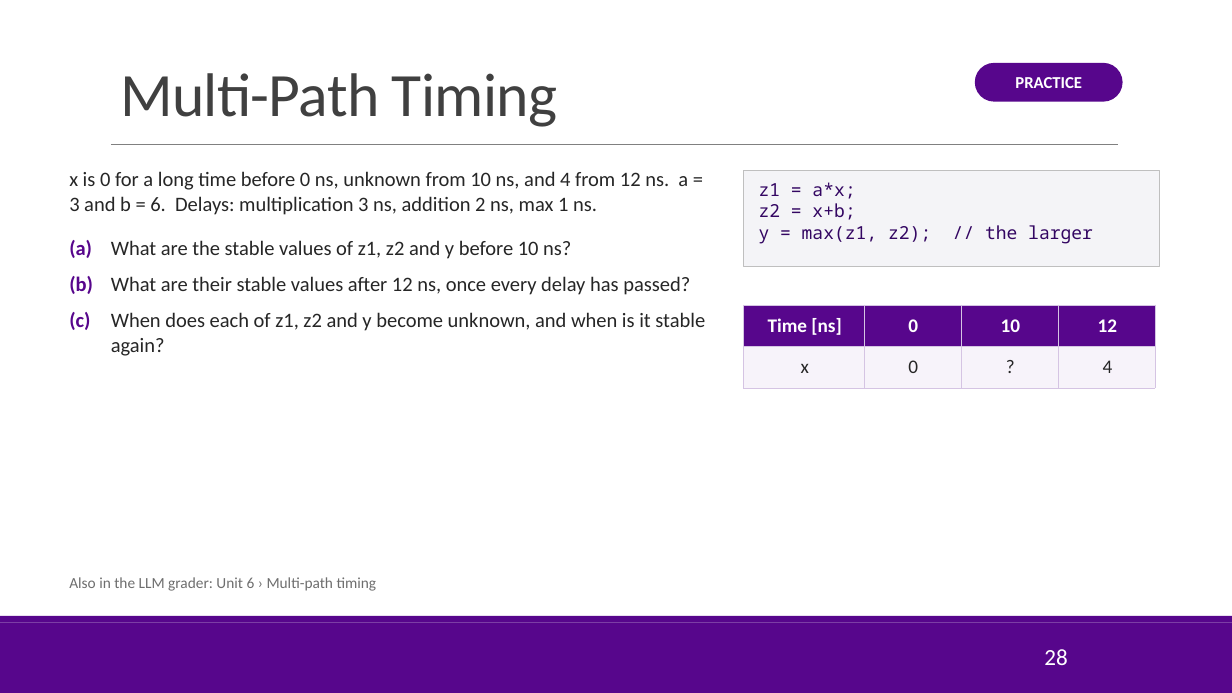
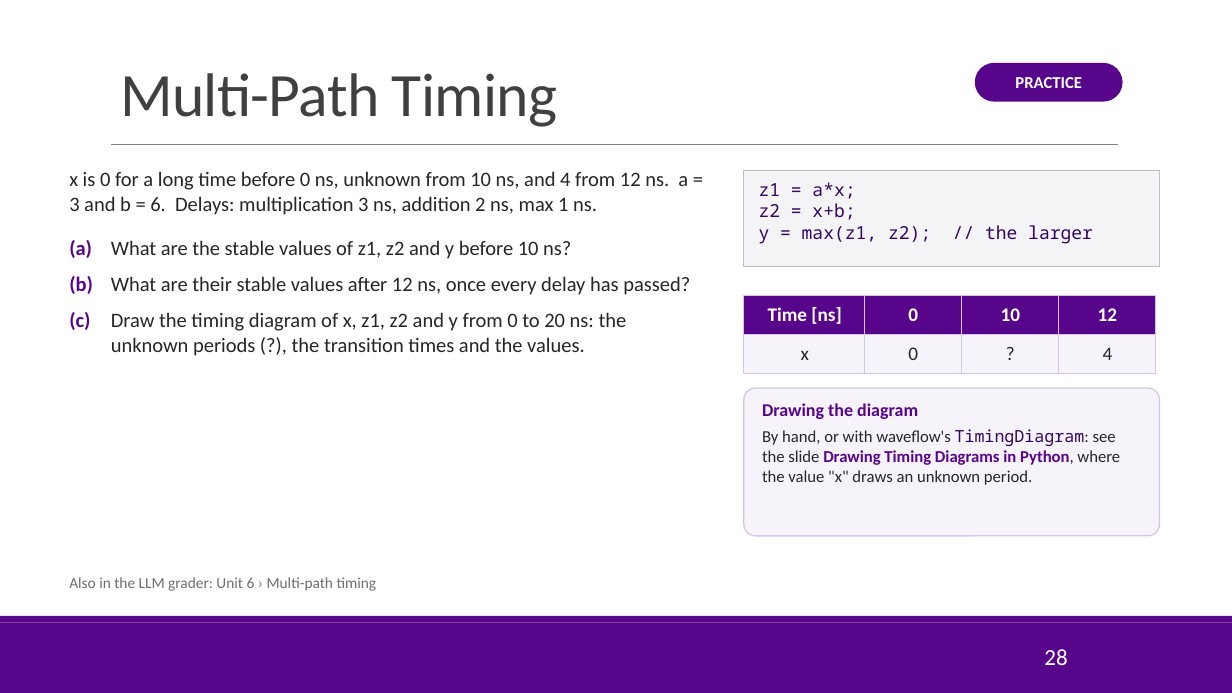
Before and after one commit to sdrangan/hwdesign, a slide deck: slide 28 of units/unit06_timing/timing.pptx. Drawn at 1232x693 pixels with LibreOffice and Linux fonts; fonts in the diff are those of the drawing; background and template pictures are left out. Boxes give left, top, right and bottom in pixels: in the first picture for what was removed or moved away, otherwise in the second. Text is boxed around its words. In the diff, an @@ line names an element or a change of style, - is before the commit and + after.

```diff
--- a/units/unit06_timing/timing.pptx
+++ b/units/unit06_timing/timing.pptx
@@ table: place and size @@
-table at [744,305,1155,388]
+table at [744,296,1155,373]
@@ text at [69,312,627,356]: text changed @@
-(c) When does each of z1, z2 and y become unknown, and when is it stable again?
+(c) Draw the timing diagram of x, z1, z2 and y from 0 to 20 ns: the unknown periods (?), the transition times and the values.
@@ rounded rectangle added at [744,388,1160,536], fill #F7F3FA, outline #D5C4E3 1 pt, 13 pt, text #262626 @@
+Drawing the diagram
+By hand, or with waveflow's TimingDiagram: see the slide Drawing Timing Diagrams in Python, where the value "x" draws an unknown period.
```
Also in this commit, not shown: 5 other slides changed, 17 other files.
